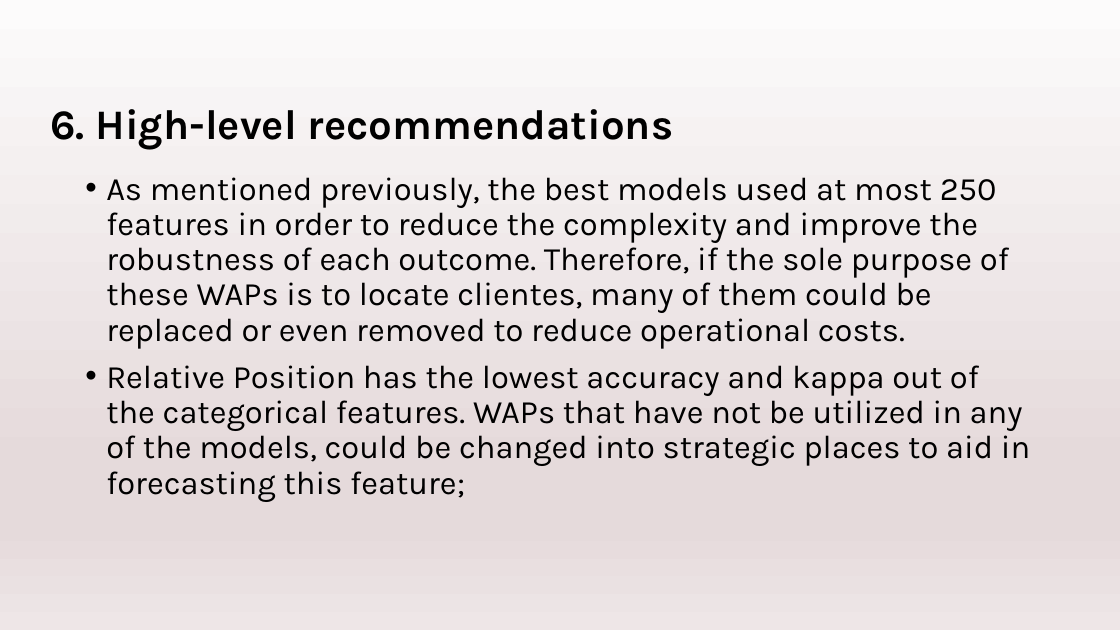
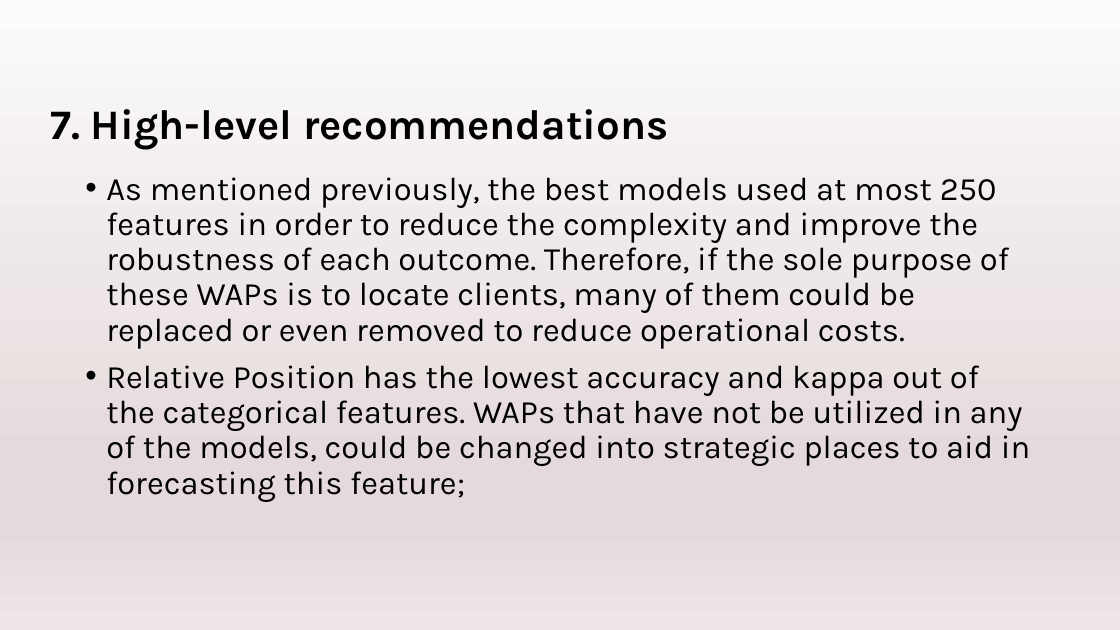
Before and after one commit to TomeBorges/IoT_Deep_Analytics_Visualization, a slide deck: slide 14 of Task3/Task3_ppt.pptx. Drawn at 1120x630 pixels with LibreOffice and Linux fonts; fonts in the diff are those of the drawing. Boxes give left, top, right and bottom in pixels: in the first picture for what was removed or moved away, otherwise in the second. Text is boxed around its words. In the diff, an @@ line names an element or a change of style, - is before the commit and + after.

```diff
--- a/Task3/Task3_ppt.pptx
+++ b/Task3/Task3_ppt.pptx
@@ title at (x1=50, y1=109, x2=669, y2=150): text changed @@
-6. High-level recommendations
+7. High-level recommendations
@@ text at (x1=106, y1=177, x2=1009, y2=349): text changed @@
-• As mentioned previously, the best models used at most 250 features in order to reduce the complexity and improve the robustness of each outcome. Therefore, if the sole purpose of these WAPs is to locate clientes, many of them could be replaced or even removed to reduce operational costs.
+• As mentioned previously, the best models used at most 250 features in order to reduce the complexity and improve the robustness of each outcome. Therefore, if the sole purpose of these WAPs is to locate clients, many of them could be replaced or even removed to reduce operational costs.
```
Also in this commit, not shown: 8 other slides changed, 1 slide added.
